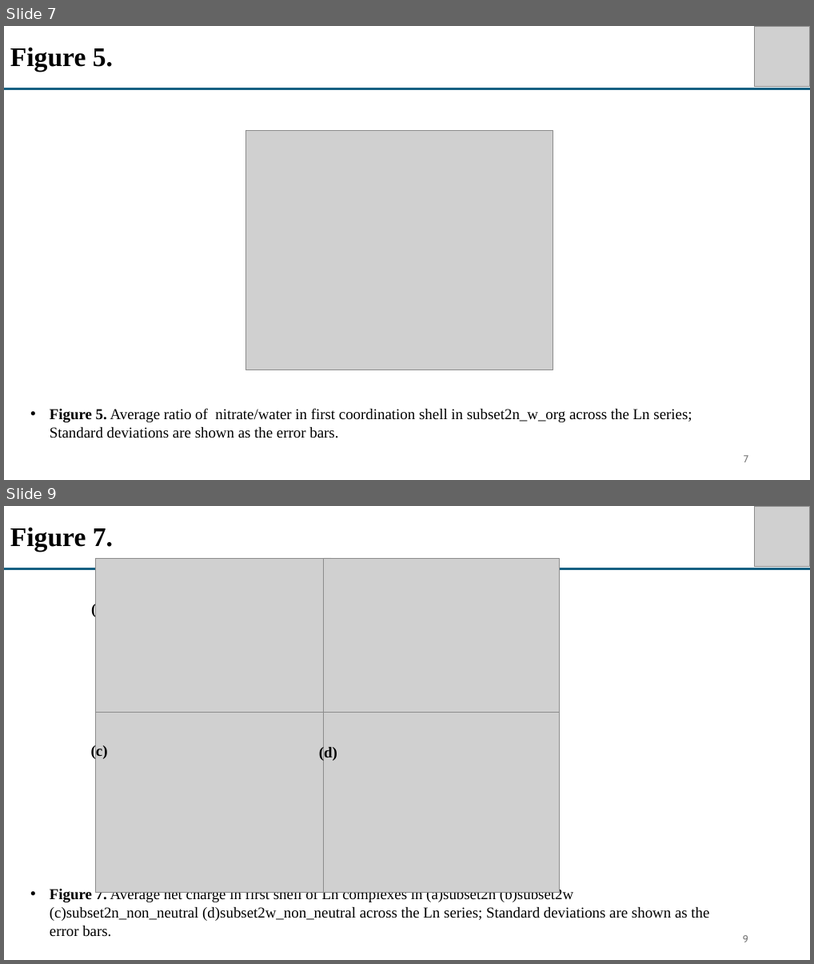
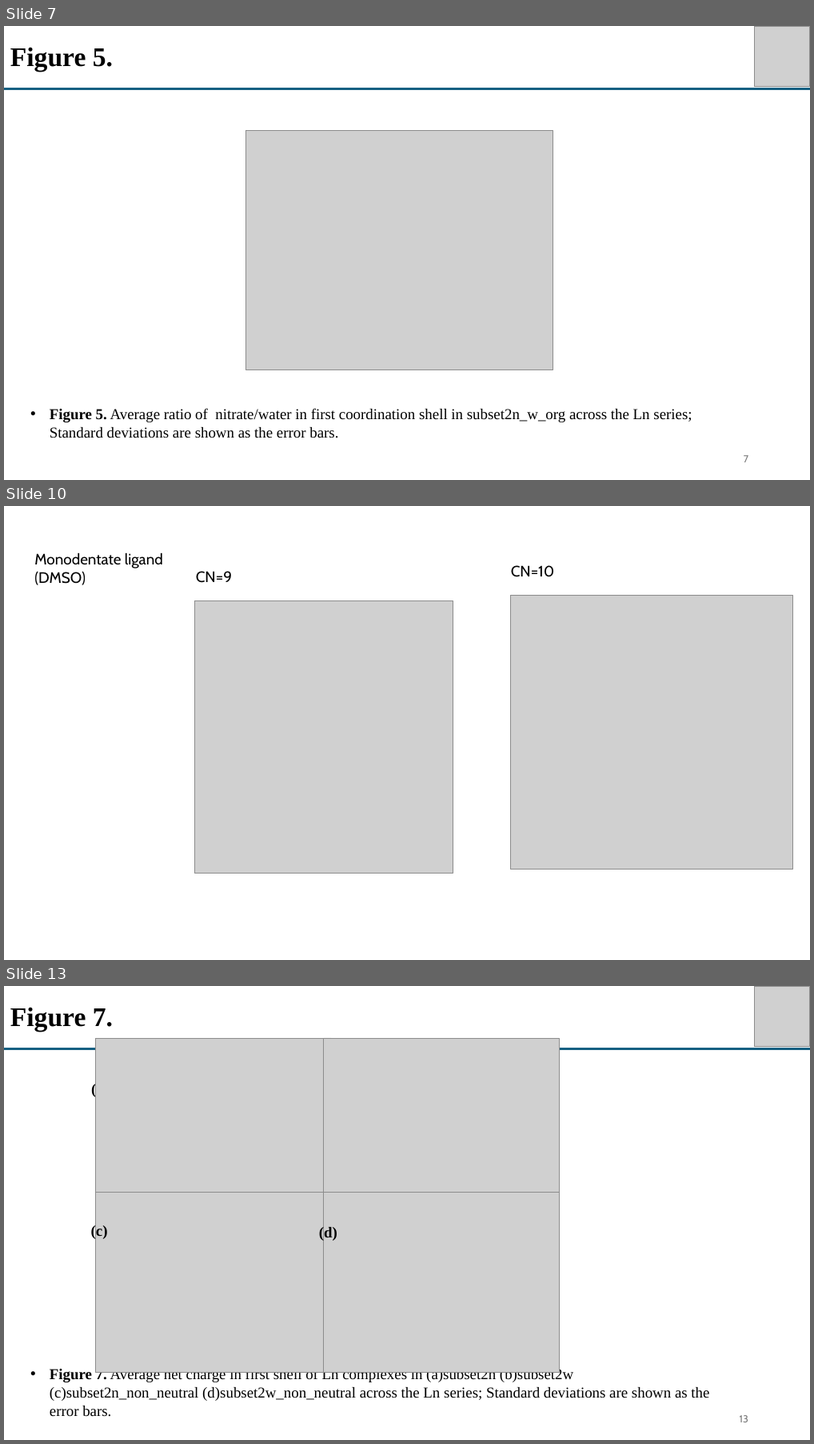
Before and after one commit to sheinlee/nitrate_and_water_in_csd, a slide deck: Figure in paper 2.pptx. Shown one above the other, each under a label of ours: slides 7 and 9 before the commit, slides 7, 10 and 13 after it; the slides between them are not shown. The pictures are 814x964 and 814x1444 pixels, drawn with LibreOffice and Linux fonts; fonts in the diff are those of the drawing; grey boxes stand for pictures. Boxes give left, top, right and bottom in pixels: in the first picture for what was removed or moved away, otherwise in the second. Text is boxed around its words. In the diff, an @@ line names an element or a change of style, - is before the commit and + after.

```diff
--- a/Figure in paper 2.pptx
+++ b/Figure in paper 2.pptx
@@ slide 10 added at (4,506,810,960), background #FFFFFF @@
@@ text added at (34,552,163,585), 18 pt, text #000000 @@
+Monodentate ligand
+(DMSO)
@@ text added at (196,571,232,583), 18 pt, text #000000 @@
+CN=9
@@ text added at (511,565,555,577), 18 pt, text #000000 @@
+CN=10
@@ picture added at (194,601,454,873) @@
@@ picture added at (511,595,794,869) @@
@@ what was slide 9 is now slide 13 @@
@@ page number at (740,1415,749,1422): text changed @@
-9
+13
```
Also in this commit, not shown: 4 slides changed, 3 other slides added, 4 other files.
